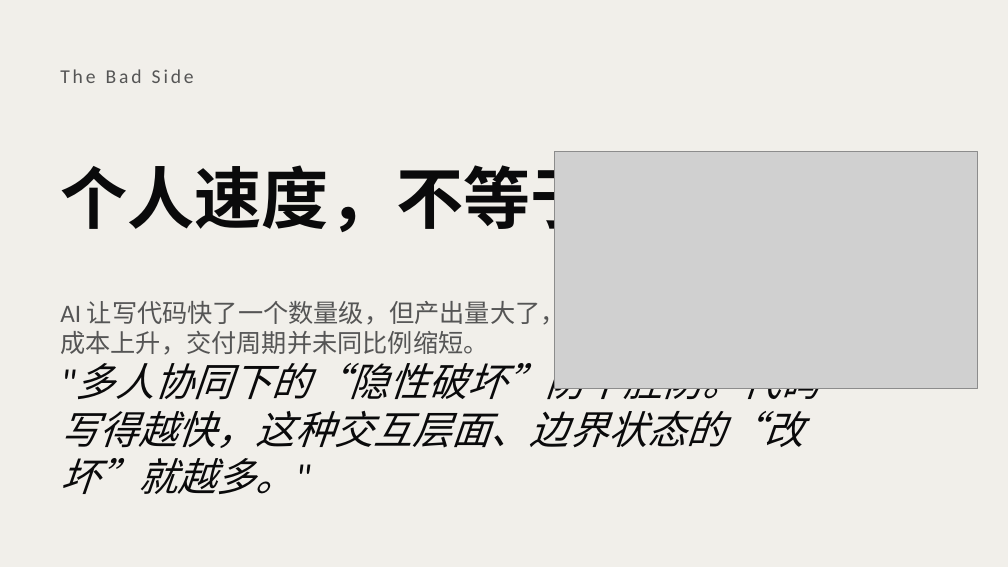
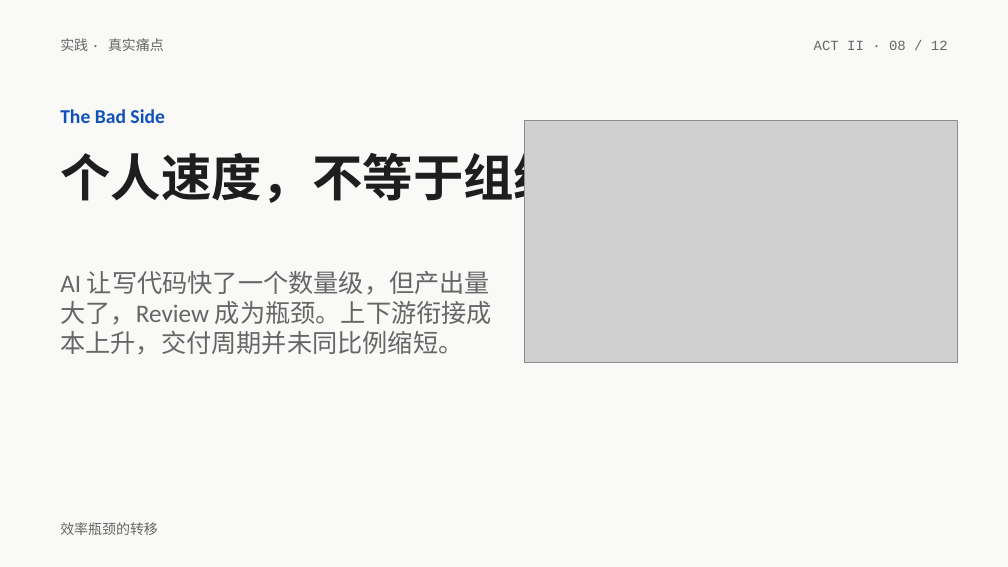
Before and after one commit to atian25/ppt-test, a slide deck: slide 8 of SOLO-0408-直播/ppt/SOLO_0418_直播.pptx. Drawn at 1008x567 pixels with LibreOffice and Linux fonts; fonts in the diff are those of the drawing; grey boxes stand for pictures. Boxes give left, top, right and bottom in pixels: in the first picture for what was removed or moved away, otherwise in the second. Text is boxed around its words. In the diff, an @@ line names an element or a change of style, - is before the commit and + after.

```diff
--- a/SOLO-0408-直播/ppt/SOLO_0418_直播.pptx
+++ b/SOLO-0408-直播/ppt/SOLO_0418_直播.pptx
@@ background #F1EFEA to #F9F9F7 @@
@@ text added at box(60, 38, 164, 51), 10 pt, text #666666 @@
+实践 · 真实痛点
@@ text added at box(814, 40, 948, 50), 10 pt, text #666666 @@
+ACT II · 08 / 12
@@ text "The Bad Side": place and size @@
-text "The Bad Side" at box(60, 69, 194, 83)
+text "The Bad Side" at box(60, 109, 164, 123)
@@ text "The Bad Side" at box(60, 109, 164, 123): text colour #555555 to #0F52BA, letter spacing 2 to 0 pt, bold on @@
@@ text "个人速度，不等于组织速度": place and size @@
-text "个人速度，不等于组织速度" at box(60, 154, 866, 239)
+text "个人速度，不等于组织速度" at box(60, 145, 665, 209)
@@ text "个人速度，不等于组织速度" at box(60, 145, 665, 209): size 48 to 36 pt, text colour #0A0A0B to #1E1E1E; vertical alignment middle to top @@
@@ picture: place and size @@
-picture at box(554, 151, 978, 389)
+picture at box(524, 121, 958, 363)
@@ text "AI 让写代码快了一个数量级，但产出量大了，Review 成为瓶颈。上下游衔接成本上升，交付周期并未同比例缩短。": place and size @@
-text "AI 让写代码快了一个数量级，但产出量大了，Review 成为瓶颈。上下游衔接成本上升，交付周期并未同比例缩短。" at box(60, 296, 639, 355)
+text "AI 让写代码快了一个数量级，但产出量大了，Review 成为瓶颈。上下游衔接成本上升，交付周期并未同比例缩短。" at box(60, 271, 492, 355)
@@ text "AI 让写代码快了一个数量级，但产出量大了，Review 成为瓶颈。上下游衔接成本上升，交付周期并未同比例缩短。" at box(60, 271, 492, 355): text colour #555555 to #666666; vertical alignment middle to top @@
@@ text removed at box(60, 355, 820, 494) @@
-"多人协同下的“隐性破坏”防不胜防。代码写得越快，这种交互层面、边界状态的“改坏”就越多。"
@@ text added at box(60, 522, 158, 535), 10 pt, text #666666 @@
+效率瓶颈的转移
```
Also in this commit, not shown: 11 other slides changed, 1 other file.
